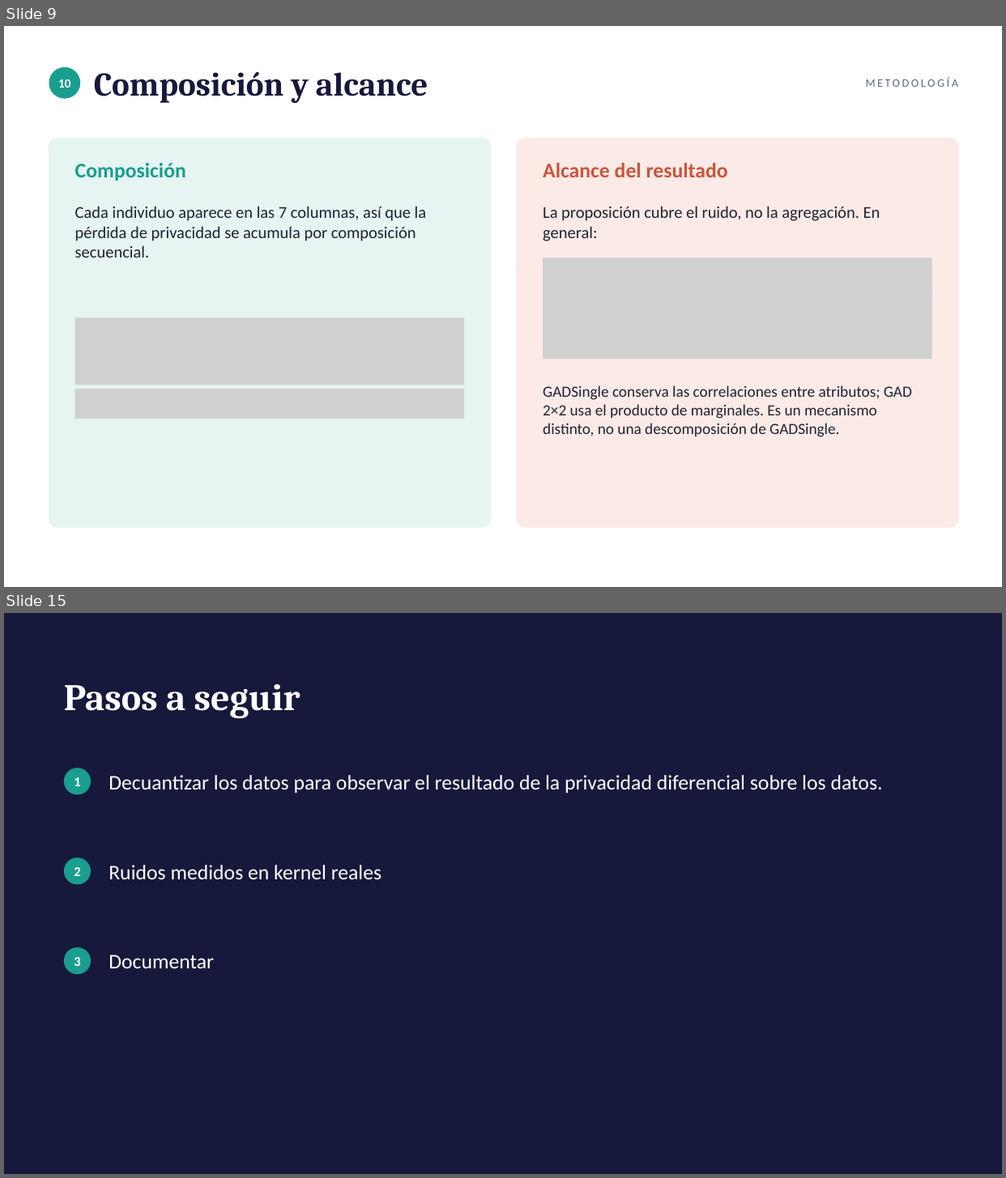
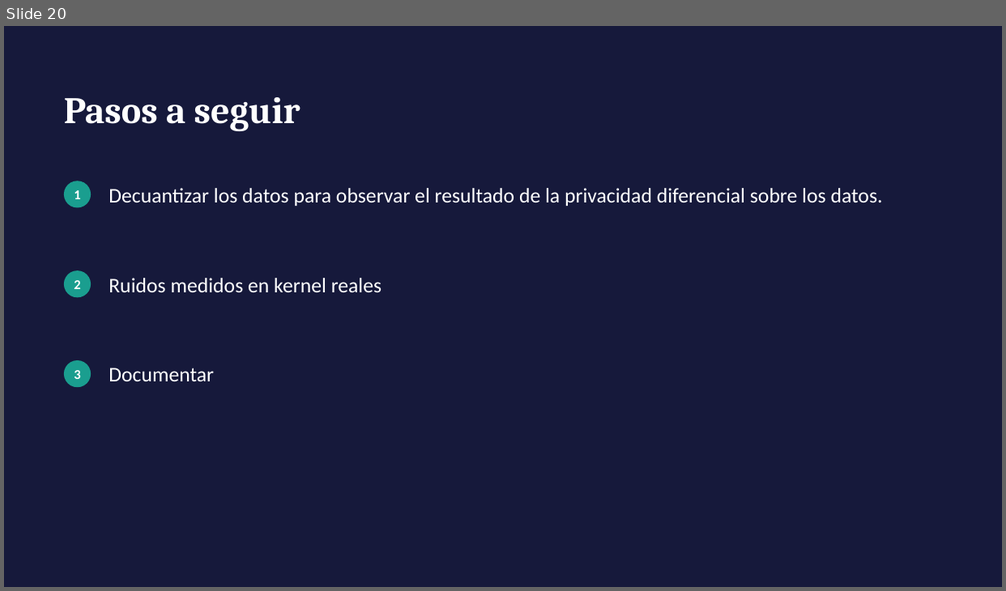
Before and after one commit to tomasSiSa18/TesisPregrado, a slide deck: PresentacionSemana8/PresentacionSemana8.pptx. Shown one above the other, each under a label of ours: slides 9 and 15 before the commit, slide 20 after it; the slides between them are not shown. The pictures are 1006x1178 and 1006x591 pixels, drawn with LibreOffice and Linux fonts; fonts in the diff are those of the drawing; grey boxes stand for pictures. Boxes give left, top, right and bottom in pixels: in the first picture for what was removed or moved away, otherwise in the second. Text is boxed around its words. In the diff, an @@ line names an element or a change of style, - is before the commit and + after.

```diff
--- a/PresentacionSemana8/PresentacionSemana8.pptx
+++ b/PresentacionSemana8/PresentacionSemana8.pptx
@@ slide 9 removed at [4, 26, 1002, 587], background #FFFFFF @@
@@ ellipse removed at [49, 67, 80, 99] @@
@@ text removed at [94, 72, 428, 103] @@
-Composición y alcance
@@ text removed at [58, 79, 71, 88] @@
-10
@@ text removed at [866, 77, 958, 87] @@
-METODOLOGÍA
@@ rounded rectangle removed at [49, 139, 491, 527] @@
@@ rounded rectangle removed at [517, 139, 958, 527] @@
@@ text removed at [75, 163, 186, 181] @@
-Composición
@@ text removed at [543, 163, 728, 177] @@
-Alcance del resultado
@@ text removed at [75, 206, 427, 258] @@
-Cada individuo aparece en las 7 columnas, así que la pérdida de privacidad se acumula por composición secuencial.
@@ text removed at [543, 206, 880, 241] @@
-La proposición cubre el ruido, no la agregación. En general:
@@ picture removed at [543, 258, 932, 296] @@
@@ picture removed at [543, 292, 932, 322] @@
@@ picture removed at [75, 318, 464, 386] @@
@@ picture removed at [543, 322, 932, 359] @@
@@ picture removed at [75, 389, 464, 419] @@
@@ text removed at [543, 386, 912, 437] @@
-GADSingle conserva las correlaciones entre atributos; GAD 2×2 usa el producto de marginales. Es un mecanismo distinto, no una descomposición de GADSingle.
@@ what was slide 15 is now slide 20 @@
```
Also in this commit, not shown: 9 slides changed, 10 slides added, 4 other slides removed, 1 other file.
